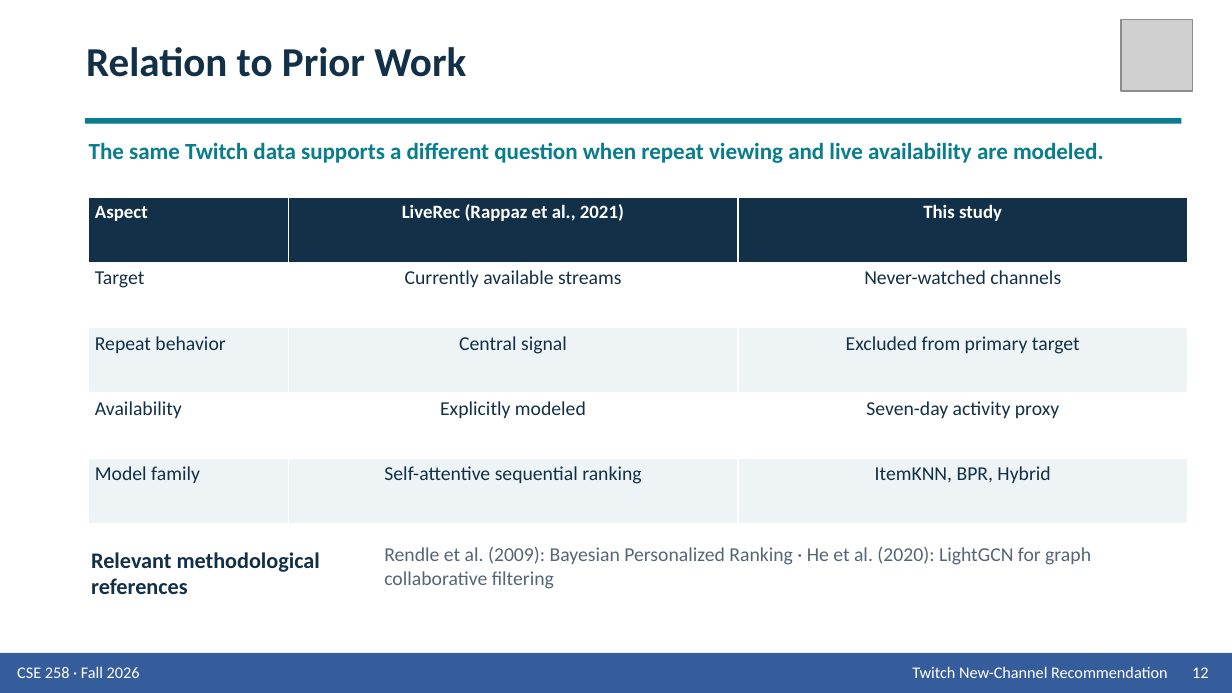
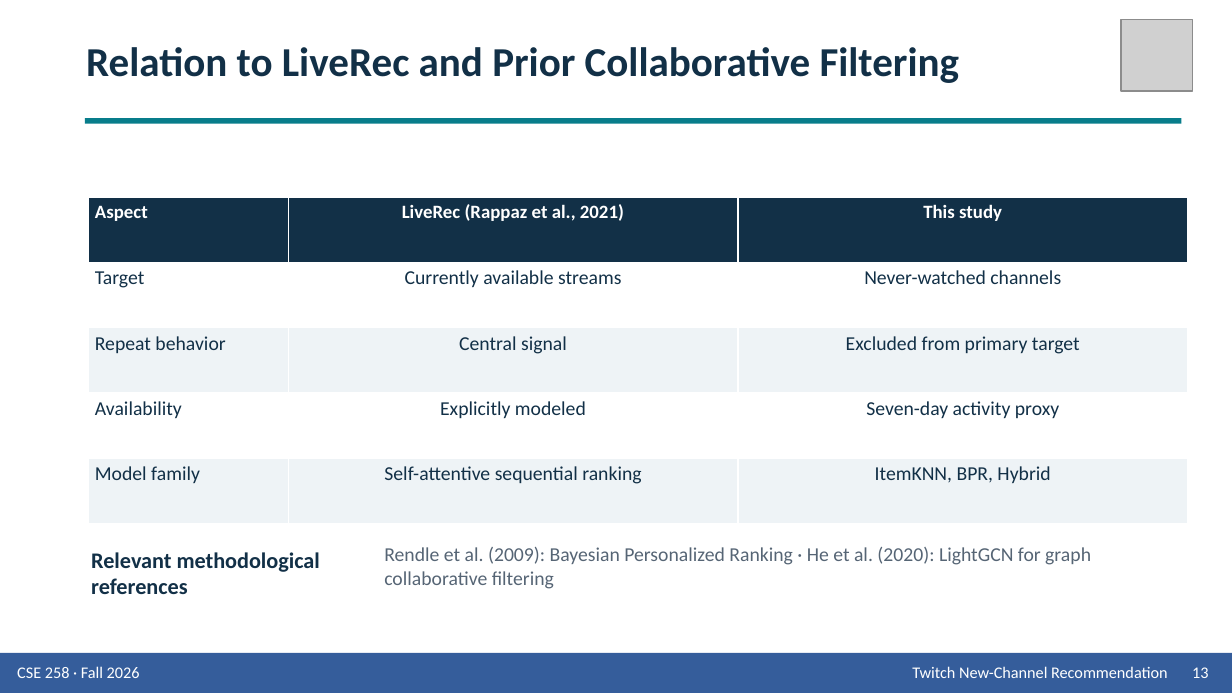
Before and after one commit to Wen-Chieh-Lo/You-know-who-did-God-did-, a slide deck: slide 13 of presentation/Group_9_Presentation_Twitch.pptx (slide 12 before the commit). Drawn at 1232x693 pixels with LibreOffice and Linux fonts; fonts in the diff are those of the drawing; grey boxes stand for pictures. Boxes give left, top, right and bottom in pixels: in the first picture for what was removed or moved away, otherwise in the second. Text is boxed around its words. In the diff, an @@ line names an element or a change of style, - is before the commit and + after.

Commit message:
Refine Twitch deck for an academic conference talk

```diff
--- a/presentation/Group_9_Presentation_Twitch.pptx
+++ b/presentation/Group_9_Presentation_Twitch.pptx
@@ text at (86,47,960,83): text changed @@
-Relation to Prior Work
+Relation to LiveRec and Prior Collaborative Filtering
@@ text removed at (89,142,1104,163) @@
-The same Twitch data supports a different question when repeat viewing and live availability are modeled.
@@ text at (1192,667,1208,678): text changed @@
-12
+13
```
Also in this commit, not shown: 11 other slides changed, 2 slides added, 1 slide removed, 2 other files.
